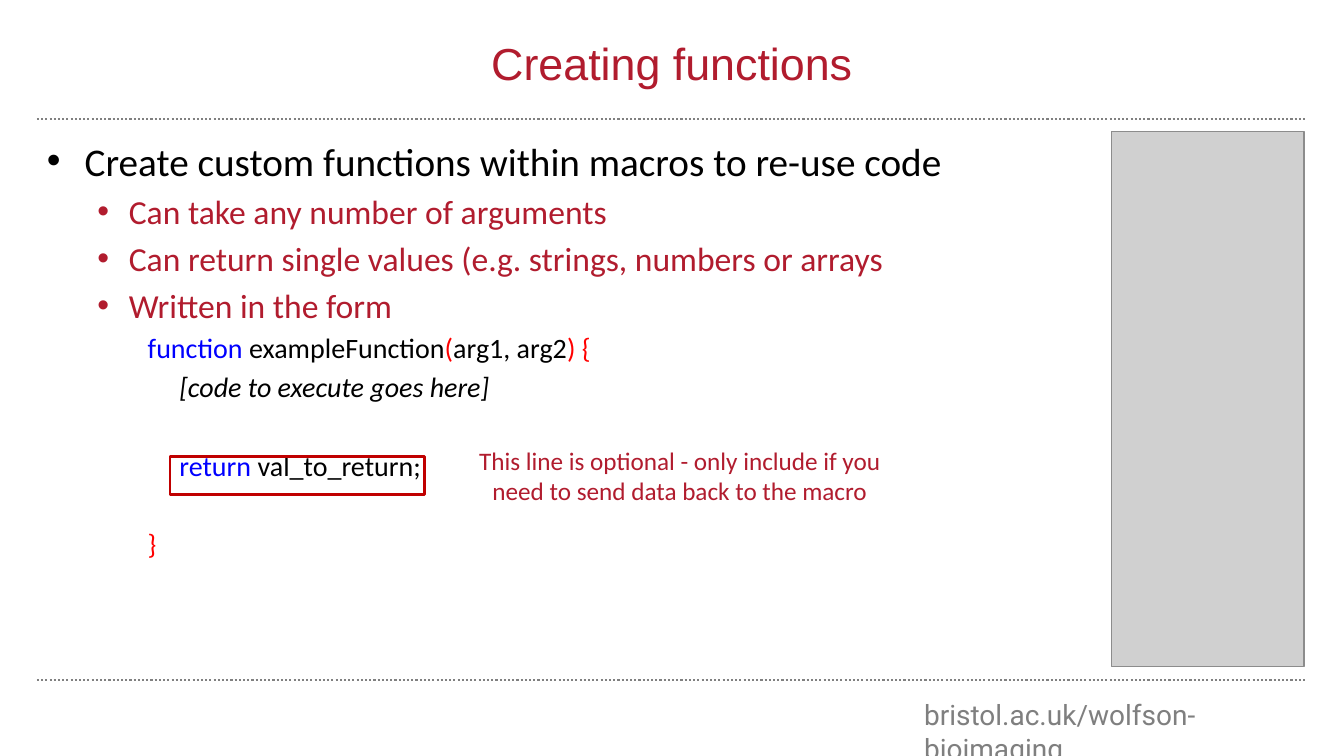
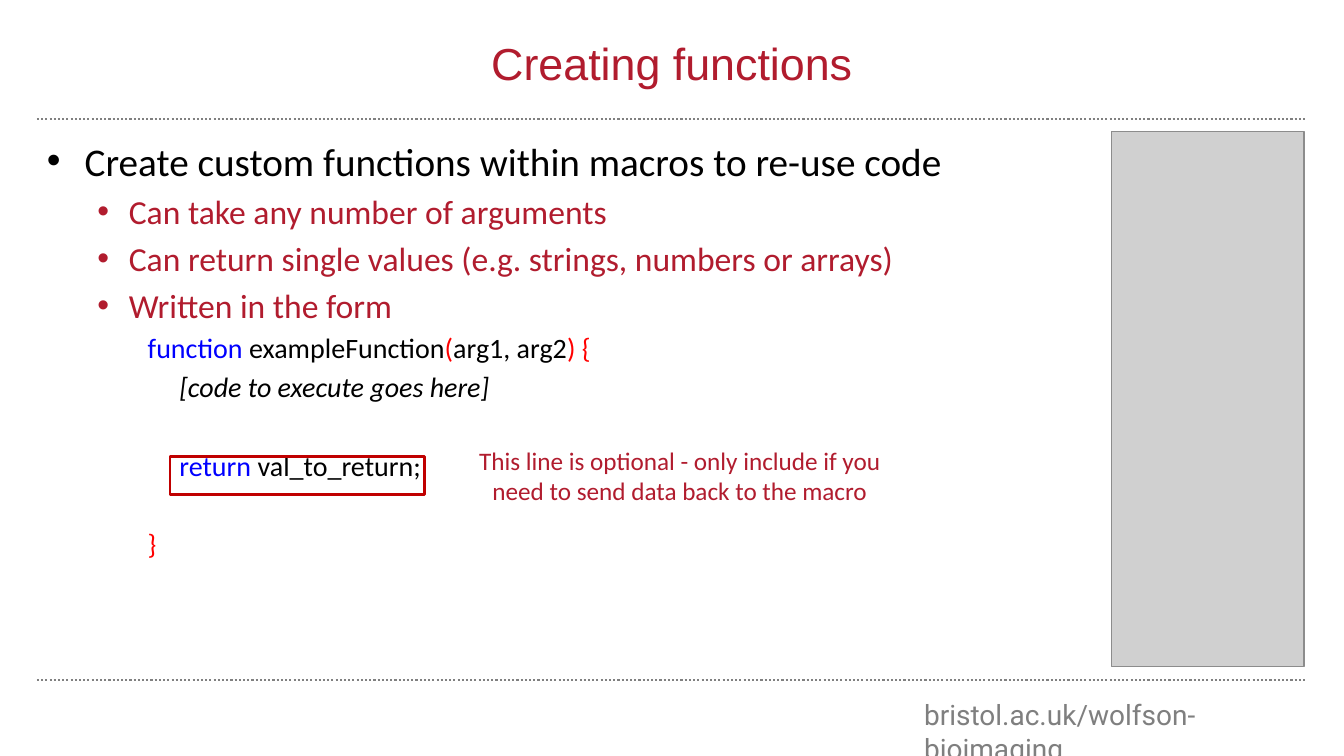
Before and after one commit to wbif-bristol/ImageJ-Fiji-Level-2-course, a slide deck: slide 21 of ImageJ_FIJI_Macro_Course_Lecture.pptx. Drawn at 1344x756 pixels with LibreOffice and Linux fonts; fonts in the diff are those of the drawing; grey boxes stand for pictures; background and template pictures are left out. Boxes give left, top, right and bottom in pixels: in the first picture for what was removed or moved away, otherwise in the second. Text is boxed around its words. In the diff, an @@ line names an element or a change of style, - is before the commit and + after.

```diff
--- a/ImageJ_FIJI_Macro_Course_Lecture.pptx
+++ b/ImageJ_FIJI_Macro_Course_Lecture.pptx
@@ text at bbox=[129, 246, 893, 277]: text changed @@
-  • Can return single values (e.g. strings, numbers or arrays
+  • Can return single values (e.g. strings, numbers or arrays)
```
Also in this commit, not shown: 2 other slides changed, 1 slide added.
